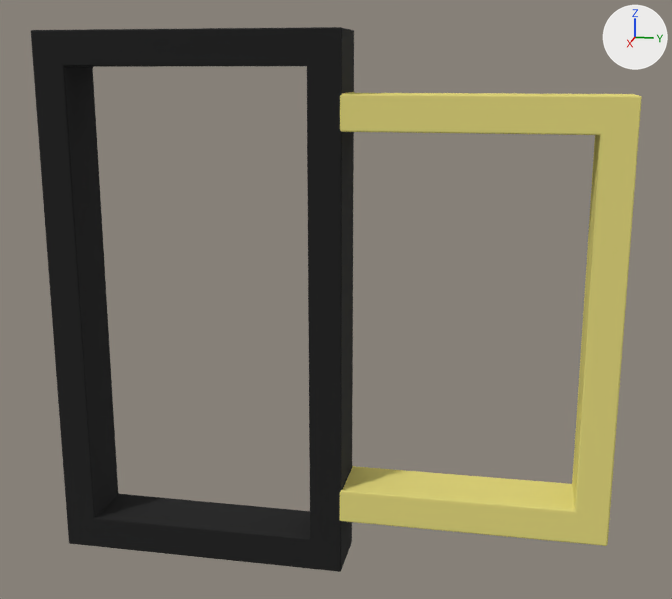
Two versions of the Blender file Props/Shutters_Mix/Shutters_Mix.blend, one commit apart.
One viewpoint serves both versions: a camera (50 mm lens) standing at (4.57, 1.69, 1.24) and looking at (-0.17, 0.74, 0.06). The axes (+X, +Y, +Z) are drawn at upper right. The lights are the same throughout.

The scene before the commit, as lines of its bpy script (objects in view):
```python
me_shutters_mix = bpy.data.meshes.new('Shutters_Mix')
me_shutters_mix.from_pydata(...)  # 36 vertices, 27 faces; spans x -0.32..0.02, y -0.81..2.21, z -1.44..1.44
me_shutters_mix.polygons.foreach_set('use_smooth', [True] * 27)
# faces by material slot: [9, 18]
me_shutters_mix.materials.append(mat_yellow)  # yellow #e7dc80
me_shutters_mix.materials.append(mat_black)  # black #161616
ob_shutters_mix_01 = bpy.data.objects.new('Shutters_Mix_01', me_shutters_mix)
ob_shutters_mix_01.location = (0.0, 0.0, 0.0)
_m = ob_shutters_mix_01.modifiers.new('Bevel', 'BEVEL')
_m.width = 0.0084
_m.width_pct = 0.0084
_m.segments = 3
_m.spread = 0.0
```
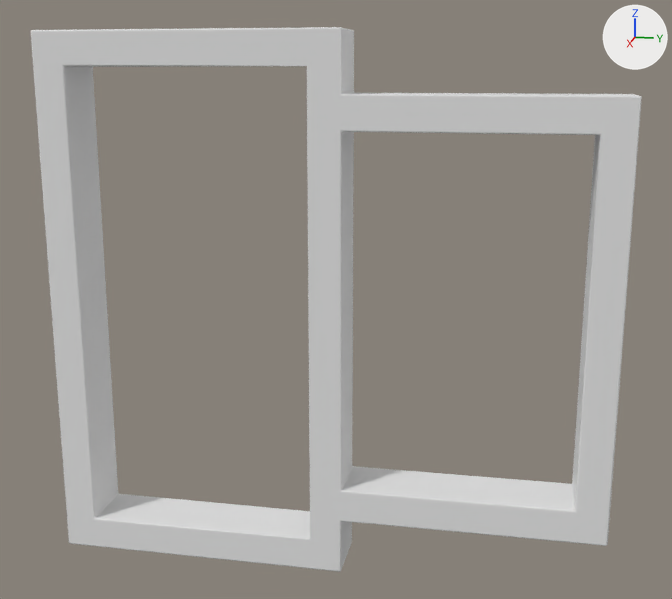
Changed parts and their boxes (x1, y1, x2, y2) in the pictures (672 x 599 px):
part 1 of me_shutters_mix, recoloured (yellow to white): (340, 92, 642, 546) in both
part 2 of me_shutters_mix, recoloured (black to white): (31, 27, 354, 572) in both

The change, as a list of edits to the scene's bpy script:
```text
Add mat_material_test:
    mat_material_test = principled_material('Material_test')
    mat_material_test.base_color = (0.8, 0.8, 0.8)  # white #e7e7e7
    mat_material_test.specular_ior_level = 0.25
Change me_shutters_mix:
    where me_shutters_mix.from_pydata(...)  # 36 vertices, 27 faces; spans x -0.32..0.02, y -0.81..2.21, z -1.44..1.44
    used by ob_shutters_mix_01; location = (0.0, 0.0, 0.0)
    me_shutters_mix part 1: all 9 faces that had it switch from mat_yellow (yellow #e7dc80) to mat_material_test (white #e7e7e7)
    me_shutters_mix part 2: all 18 faces that had it switch from mat_black (black #161616) to mat_material_test (white #e7e7e7)
```
